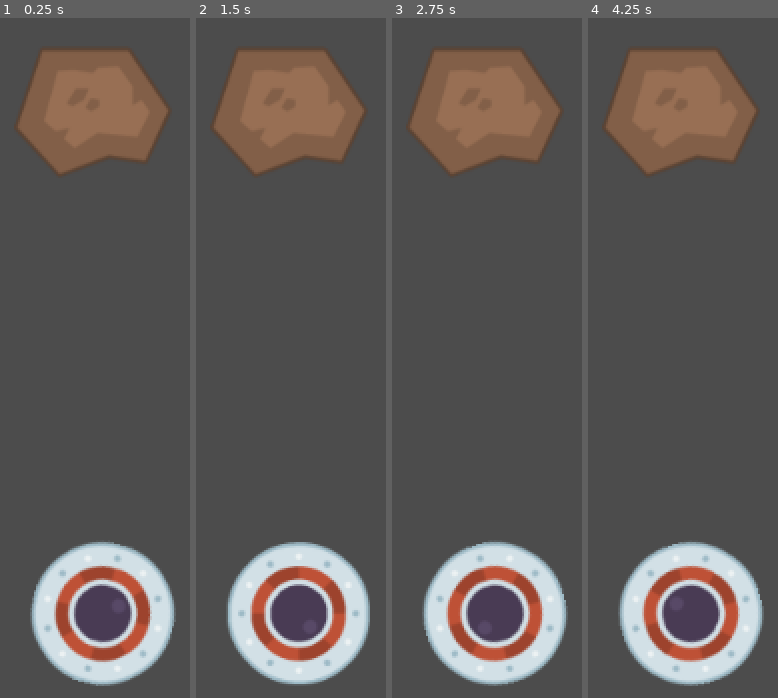
Above: before the commit, frames 1-4 (left to right).
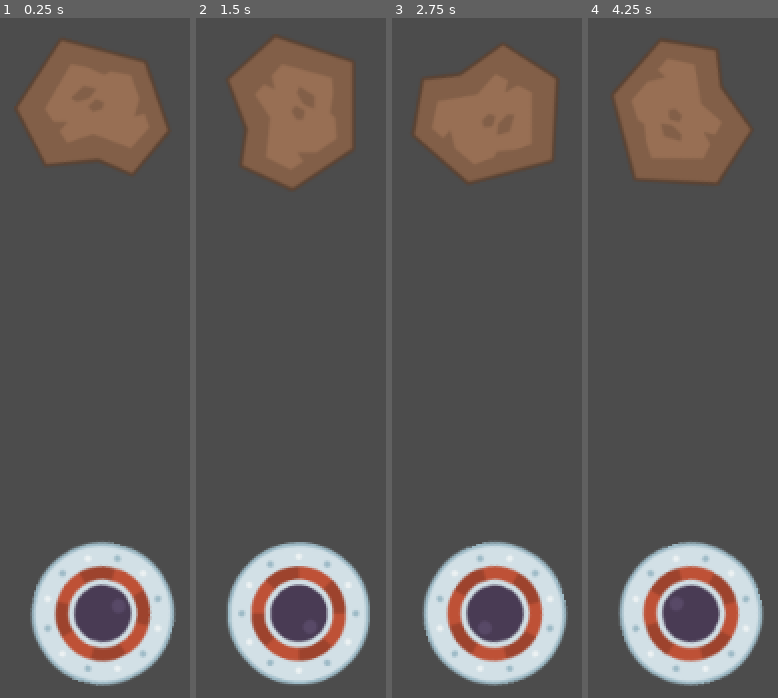
Above: after the commit, the same moments.

Repository: brendankhoury/To-the-moon-and-hack
Game: Godot game, scene res://Src/Main.tscn
Two runs of this game, one before a commit and one after it. Both use one fixed random seed, a clock stepped at 60 frames per second and the inputs below.
Inputs:
- Up to frame 1 (0.25 s): no input
- Up to frame 2 (1.5 s): tap Space (tap) at 0.6, 1.35 s
- Up to frame 3 (2.75 s): tap Space (tap) at 2.1 s
- Up to frame 4 (4.25 s): tap Space (tap) at 2.85, 3.6 s

The runs differ from the first frame. In frame 1, 1.4% of the frame differs, in the area x 9-89%, y 3-23%; in frame 2, 3.2%, in the area x 9-89%, y 2-25%; in frame 3, 2.6%; in frame 4, 3.1%.

Commit message:
Asteroid now rotates and has fixed hitbox

Diff:
--- a/Src/Actors/Asteroid.gd
+++ b/Src/Actors/Asteroid.gd
@@ -1,10 +1,10 @@
 extends KinematicBody2D
+
+export var rotation_speed := deg2rad(1)
 
 # Called when the node enters the scene tree for the first time.
 func _ready():
-	var shape = ConvexPolygonShape2D.new()
+	pass
 
-	shape.points.append(Vector2(0,0))
-	shape.points.append(Vector2(1,0))
-	shape.points.append(Vector2(1,1))
-	shape.points.append(Vector2(0,1))
+func _physics_process(delta: float) -> void:
+	rotate(rotation_speed)
--- a/Src/Actors/Asteroid.tscn
+++ b/Src/Actors/Asteroid.tscn
@@ -6,11 +6,11 @@
 [node name="Asteroid" type="KinematicBody2D"]
 script = ExtResource( 2 )
 
+[node name="Sprite" type="Sprite" parent="."]
+texture = ExtResource( 1 )
+
 [node name="CollisionPolygon2D" type="CollisionPolygon2D" parent="."]
-polygon = PoolVector2Array( -51.4883, 9.40358, -34.2499, -42.1013, 21.4594, -42.5218, 50.2601, -1.7383, 34.4933, 32.1078, 8.63577, 29.1646, -22.057, 41.3577 )
+polygon = PoolVector2Array( 9.75, 30, -21.25, 41.5, -51.25, 10.25, -33.25, -41.75 )
 
-[node name="Sprite" type="Sprite" parent="."]
-
-[node name="meteorBrown_big1" type="Sprite" parent="Sprite"]
-position = Vector2( -0.824318, -0.476952 )
-texture = ExtResource( 1 )
+[node name="CollisionPolygon2D2" type="CollisionPolygon2D" parent="."]
+polygon = PoolVector2Array( 9.75, 30, 34, 33.25, 50.75, -0.75, 23.75, -41.25, -33.25, -41.5 )
